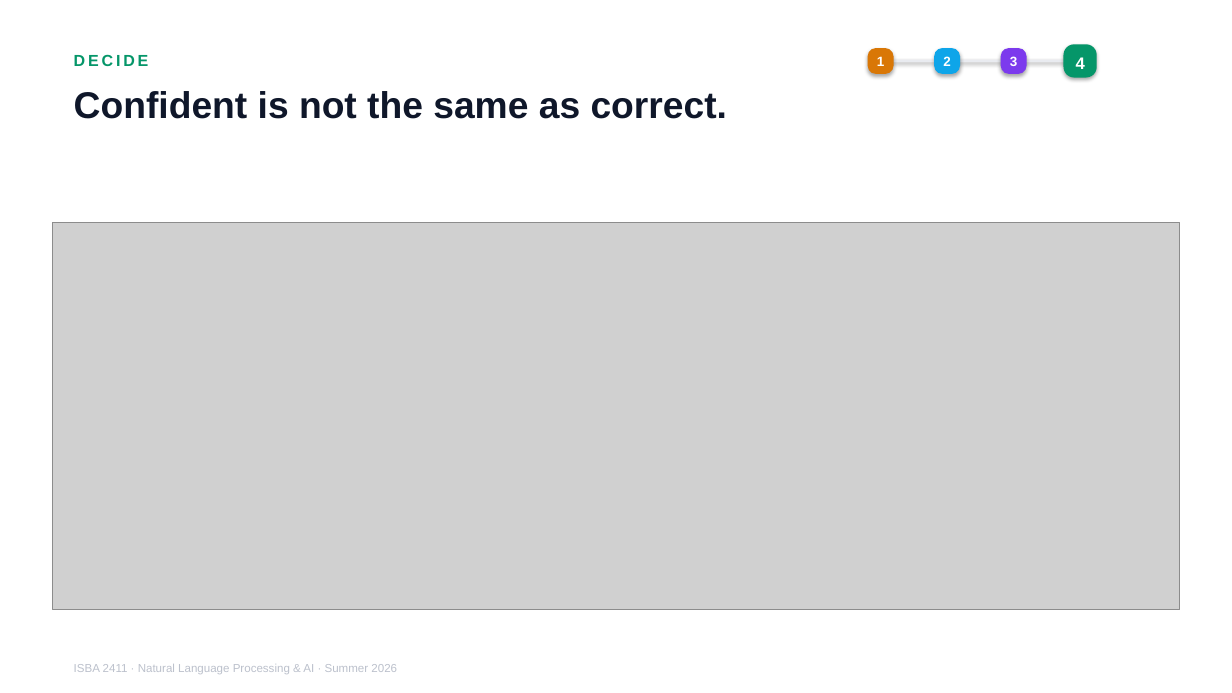
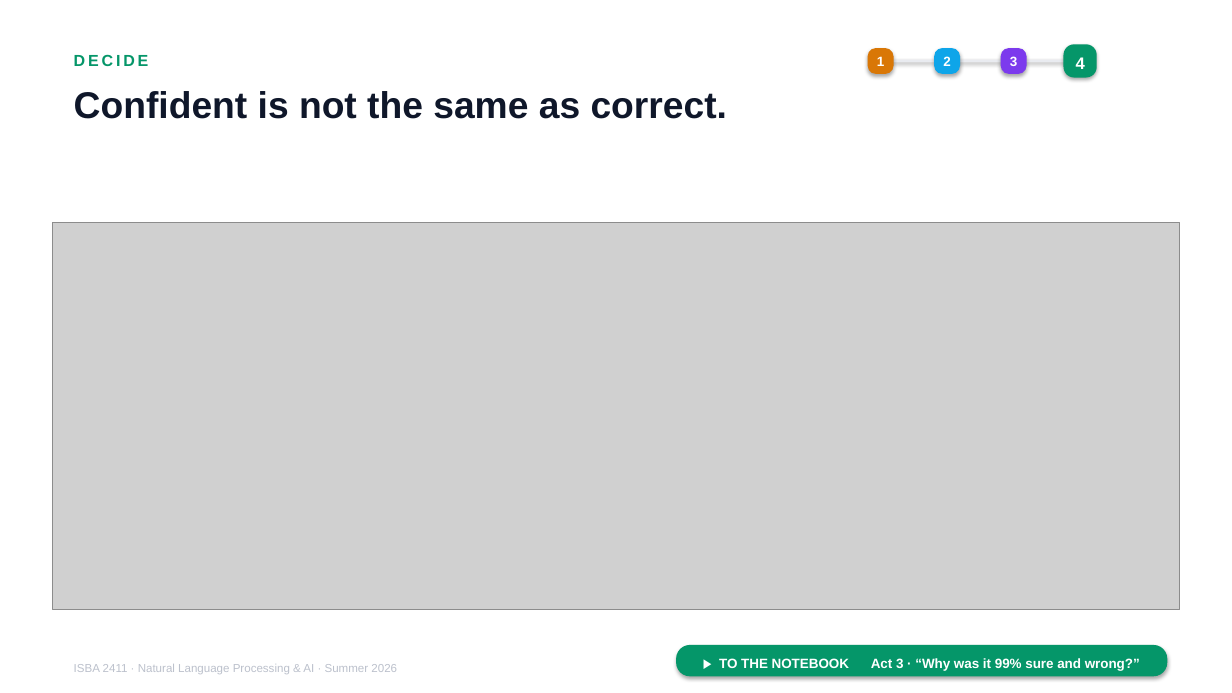
Before and after one commit to JulesMalin/isba2411-nlp, a slide deck: slide 16 of Week 7/L13_Support_Copilot.pptx. Drawn at 1232x693 pixels with LibreOffice and Linux fonts; fonts in the diff are those of the drawing; grey boxes stand for pictures. Boxes give left, top, right and bottom in pixels: in the first picture for what was removed or moved away, otherwise in the second. Text is boxed around its words. In the diff, an @@ line names an element or a change of style, - is before the commit and + after.

```diff
--- a/Week 7/L13_Support_Copilot.pptx
+++ b/Week 7/L13_Support_Copilot.pptx
@@ rounded rectangle added at [677,645,1168,677], fill #059669 @@
@@ text added at [719,658,1140,671], 10.5 pt, text #FFFFFF, bold @@
+▶ TO THE NOTEBOOK Act 3 · “Why was it 99% sure and wrong?”
```
Also in this commit, not shown: 18 other slides changed.
